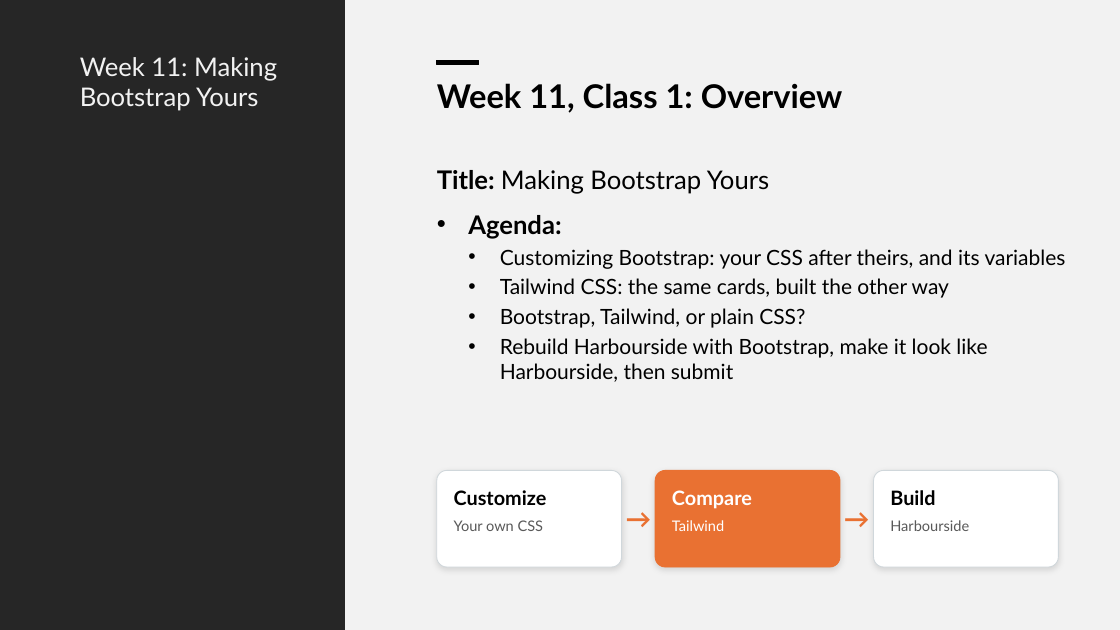
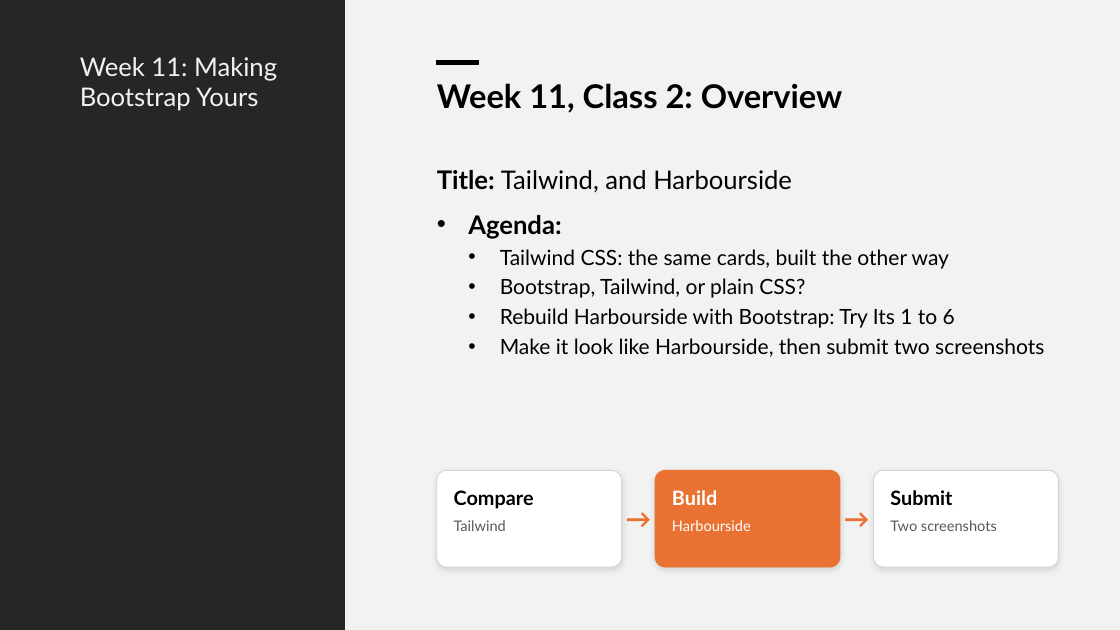
Before and after one commit to x97gfq/WEBD1000_Fall2026, a slide deck: slide 43 of 11_Customizing_Bootstrap_Tailwind/Customizing_Bootstrap_Tailwind.pptx (slide 5 before the commit). Drawn at 1120x630 pixels with LibreOffice and Linux fonts; fonts in the diff are those of the drawing. Boxes give left, top, right and bottom in pixels: in the first picture for what was removed or moved away, otherwise in the second. Text is boxed around its words. In the diff, an @@ line names an element or a change of style, - is before the commit and + after.

```diff
--- a/11_Customizing_Bootstrap_Tailwind/Customizing_Bootstrap_Tailwind.pptx
+++ b/11_Customizing_Bootstrap_Tailwind/Customizing_Bootstrap_Tailwind.pptx
@@ text at [437,83,843,113]: text changed @@
-Week 11, Class 1: Overview
+Week 11, Class 2: Overview
@@ text at [437,170,792,192]: text changed @@
-• Title: Making Bootstrap Yours
+• Title: Tailwind, and Harbourside
@@ text at [500,249,1066,269]: paragraph removed @@
-  • Customizing Bootstrap: your CSS after theirs, and its variables
@@ text at [500,308,1044,357]: text changed @@
-  • Rebuild Harbourside with Bootstrap, make it look like Harbourside, then submit
+  • Rebuild Harbourside with Bootstrap: Try Its 1 to 6
+  • Make it look like Harbourside, then submit two screenshots
@@ text at [454,490,534,509]: text changed @@
-Customize
+Compare
@@ text at [672,490,717,505]: text changed @@
-Compare
+Build
@@ text at [890,490,952,505]: text changed @@
-Build
+Submit
@@ text at [454,520,506,531]: text changed @@
-Your own CSS
+Tailwind
@@ text at [672,520,751,531]: text changed @@
-Tailwind
+Harbourside
@@ text at [890,520,997,531]: text changed @@
-Harbourside
+Two screenshots
```
Also in this commit, not shown: 13 other slides changed, 38 slides added, 17 other files.
